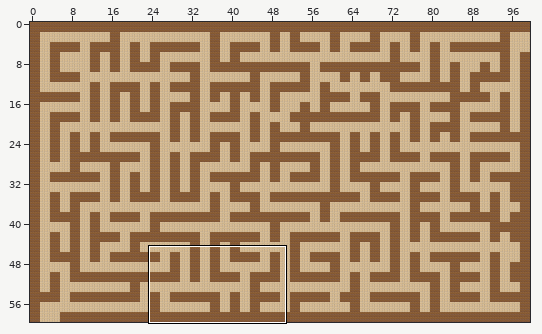
A Tiled map gets an edit: Assets/Maps/Tiled/ACP01.tmx. The picture above shows the old version from afar; the outline marks the close-up.
Close-up. Before the commit:
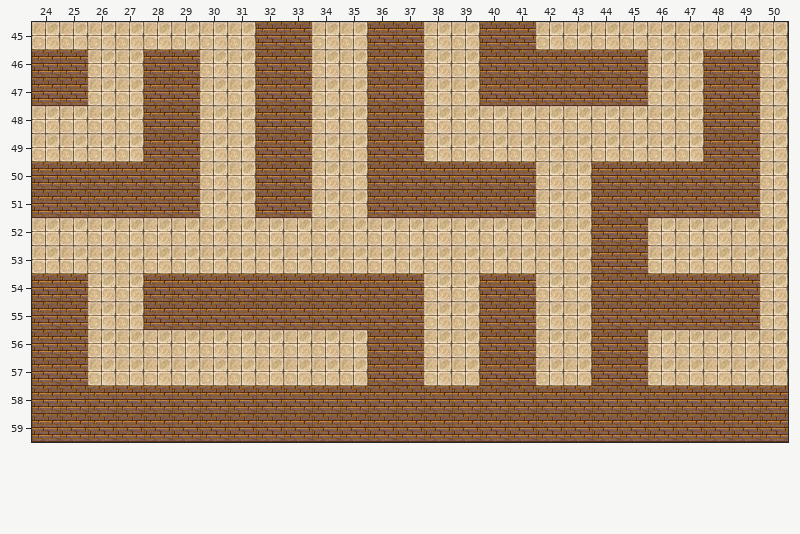
Cells are 32x32 px. Shown: x 24..50, y 45..59. The commit also changed other parts of the map, which this record leaves out.
After the commit:
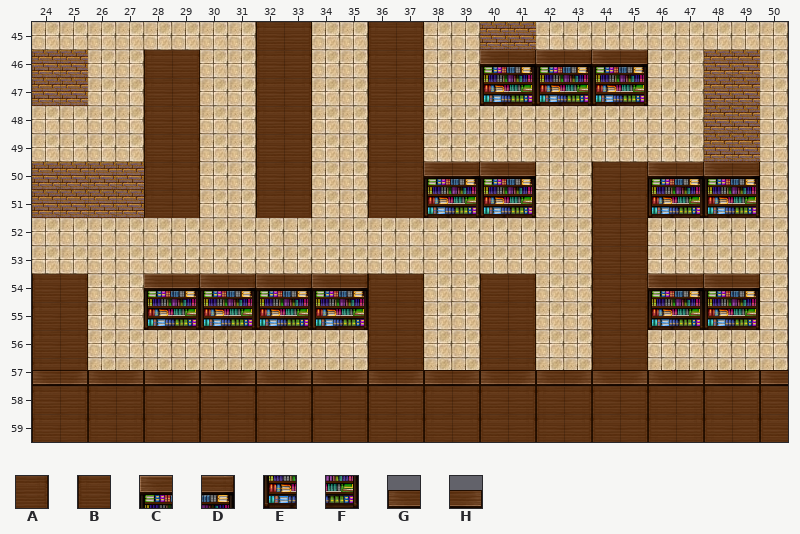
Key: from "Biblio02": A 300, B 300 flipped left-right, C 332, D 333, E 345, F 346, G 350, H 350 flipped left-right.
_ is an empty cell.
Tiles of an added or newly shown layer are drawn over the layers below it.
The exact change:
Layer "Ceiling01" (added):
Tile A now appears in row 45 at x 33 and 37; in rows 46 to 49 at x 29, 33 and 37; in rows 50 to 51 at x 29, 33, 37 and 45; in rows 52 to 53 at x 45; in rows 54 to 57 at x 25, 37, 41 and 45.
Tile B now appears in row 45 at x 32 and 36; in rows 46 to 49 at x 28, 32 and 36; in rows 50 to 51 at x 28, 32, 36 and 44; in rows 52 to 53 at x 44; in rows 54 to 57 at x 24, 36, 40 and 44.
Layer "Ceiling" (now shown):
Tile A now appears in rows 58 to 59 at x 25, 27, 29, 31, 33, 35, 37, 39, 41, 43, 45, 47 and 49.
Tile B now appears in rows 58 to 59 at x 24, 26, 28, 30, 32, 34, 36, 38, 40, 42, 44, 46, 48 and 50.
Tile C now appears in row 46 at x 40, 42 and 44; in row 50 at x 38, 40, 46 and 48; in row 54 at x 28, 30, 32, 34, 46 and 48.
Tile D now appears in row 46 at x 41, 43 and 45; in row 50 at x 39, 41, 47 and 49; in row 54 at x 29, 31, 33, 35, 47 and 49.
Tile E now appears in row 47 at x 40, 42 and 44; in row 51 at x 38, 40, 46 and 48; in row 55 at x 28, 30, 32, 34, 46 and 48.
Tile F now appears in row 47 at x 41, 43 and 45; in row 51 at x 39, 41, 47 and 49; in row 55 at x 29, 31, 33, 35, 47 and 49.
Tile G now appears in row 57 at x 24, 26, 28, 30, 32, 34, 36, 38, 40, 42, 44, 46, 48 and 50.
Tile H now appears in row 57 at x 25, 27, 29, 31, 33, 35, 37, 39, 41, 43, 45, 47 and 49.
